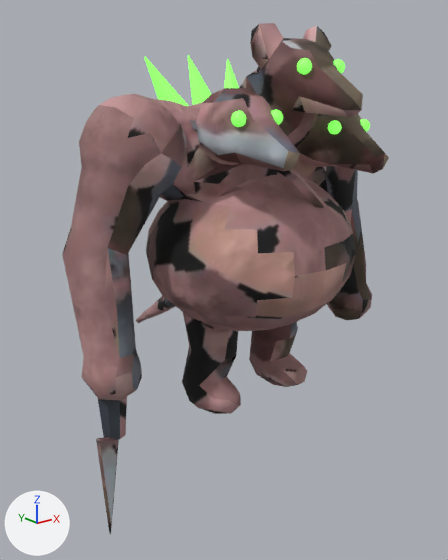
The glTF model assets/3d/monstres/pitabom.glb, before and after one commit.
Before and after are seen from a 50 mm camera at (-1.035, -1.218, 0.823) aimed at (0.002, 0.078, 0.304). Lighting does not change. The marker at lower left points along +X, +Y and +Z. The first picture is the older version. Vertices at exactly the same position are counted once.

The older version as bpy lines, for what is in view:
```python
me_abomination_fosses_lueur = bpy.data.meshes.new('abomination_fosses_lueur')
me_abomination_fosses_lueur.from_pydata(...)  # 252 vertices, 468 faces; spans x -0.216..0.207, y -0.271..0.231, z 0.714..0.901
me_abomination_fosses_lueur.materials.append(mat_lueur_79ff5a)  # green #7aff5a, glowing green #7aff5a
me_abomination_fosses_peau = bpy.data.meshes.new('abomination_fosses_peau')
me_abomination_fosses_peau.from_pydata(...)  # 941 vertices, 1870 faces; spans x -0.48..0.483, y -0.366..0.566, z -0.239..0.953
me_abomination_fosses_peau.materials.append(mat_peau)
ob_abomination_fosses_lueur = bpy.data.objects.new('abomination_fosses_lueur', me_abomination_fosses_lueur)
ob_abomination_fosses_lueur.location = (0.0, 0.0, 0.0)
ob_abomination_fosses_peau = bpy.data.objects.new('abomination_fosses_peau', me_abomination_fosses_peau)
ob_abomination_fosses_peau.location = (0.0, 0.0, 0.0)
```
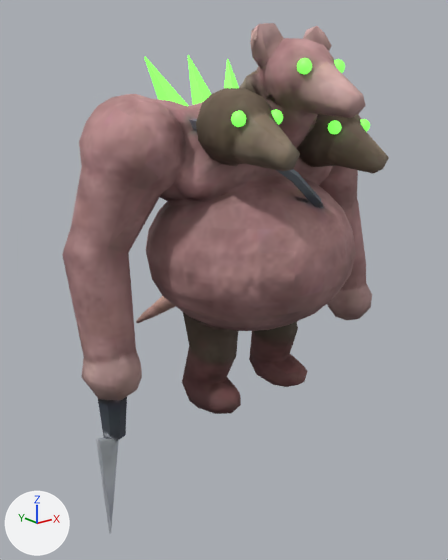
Where the change shows, as pixel boxes (x1, y1, x2, y2) in the pictures (448 x 560 px; the box of a moved part takes in the faces that stretch with it):
part 1 of me_abomination_fosses_peau, moved or reshaped: before (135, 300, 176, 323); after (136, 300, 176, 323)
part 2 of me_abomination_fosses_peau, moved or reshaped: before (285, 46, 363, 117); after (285, 46, 366, 118)
part 3 of me_abomination_fosses_peau, moved or reshaped: (82, 358, 120, 394) in both
part 4 of me_abomination_fosses_peau, moved or reshaped: (270, 335, 304, 374) in both
part 5 of me_abomination_fosses_peau, surface changed: (62, 23, 388, 534) in both

What changed in the scene script:
```text
Change me_abomination_fosses_peau:
    used by ob_abomination_fosses_peau; location = (0.0, 0.0, 0.0)
    remove me_abomination_fosses_peau.from_pydata(...)  # 941 vertices, 1870 faces; spans x -0.48..0.483, y -0.366..0.566, z -0.239..0.953
    add me_abomination_fosses_peau.from_pydata(...)  # 941 vertices, 1870 faces; spans x -0.481..0.483, y -0.364..0.566, z -0.239..0.953
    me_abomination_fosses_peau part 1: 6 vertices moved from x -0.005..0.008, y 0.262..0.529, z 0.053..0.266 to x -0.005..0.006, y 0.261..0.53, z 0.05..0.267; 12 vertices removed from x -0.02..0.047, y 0.148..0.559, z 0.028..0.326; 10 vertices added at x -0.021..0.042, y 0.149..0.558, z 0.028..0.315
    me_abomination_fosses_peau part 2: 2 vertices moved from x -0.001..0.015, y -0.36, z 0.806..0.812 to x -0.017..0.015, y -0.361..-0.359, z 0.804..0.805; 11 vertices removed from x -0.052..0.036, y -0.366..-0.104, z 0.761..0.869; 11 vertices added at x -0.043..0.032, y -0.364..-0.091, z 0.759..0.872
    me_abomination_fosses_peau part 3: 1 vertex removed from x -0.477, y -0.057, z 0.21; 2 vertices added at x -0.481..-0.467, y -0.073..-0.041, z 0.201..0.207
    me_abomination_fosses_peau part 4: 1 vertex removed from x 0.128, y -0.057, z 0.084; 2 vertices added at x 0.112..0.139, y -0.066..-0.051, z 0.077..0.082
    me_abomination_fosses_peau part 5: 1770 kept faces spanning x -0.48..0.483, y -0.331..0.566, z -0.239..0.953 get new texture (UV) coordinates
```
